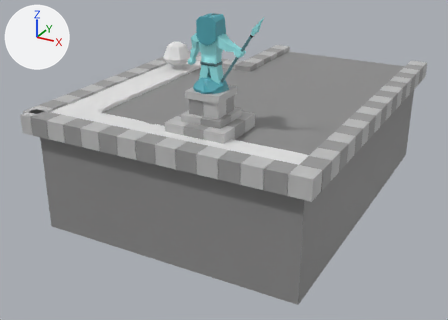
Renders of the FBX model Assets/Model/Statue_Island.fbx from each side of a commit.
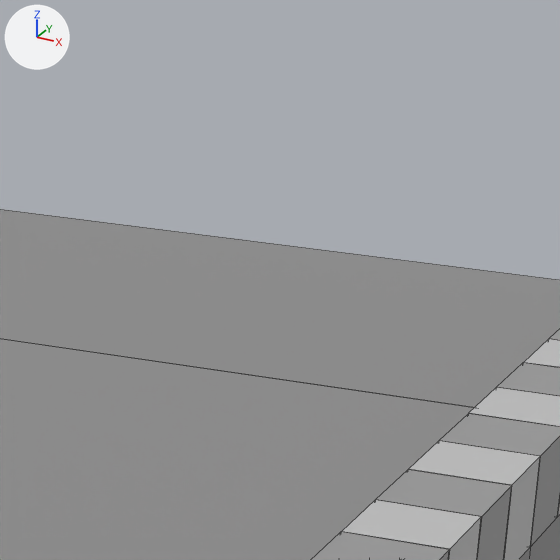
Each version appears first whole from a 50 mm camera at (9.88, -30.94, 10.22) aimed at (-3.8, -6.07, -2.22), and next in a close-up on the part from 65% to 89% of the width and 4% to 37% of the height. The axes (+X, +Y, +Z) are drawn at upper left. The lights are the same throughout. The last two pictures show the newer version. The close-ups show mesh edges as thin lines. Where no turn or scale is listed for an object, it has been applied to the vertices.

The first close-up shows 'Statue_Platform'.
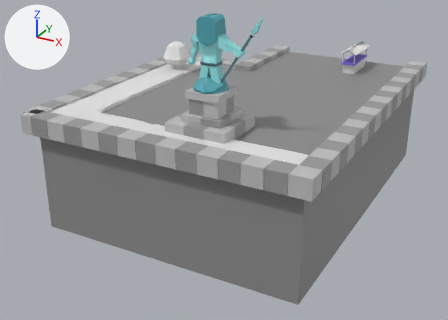
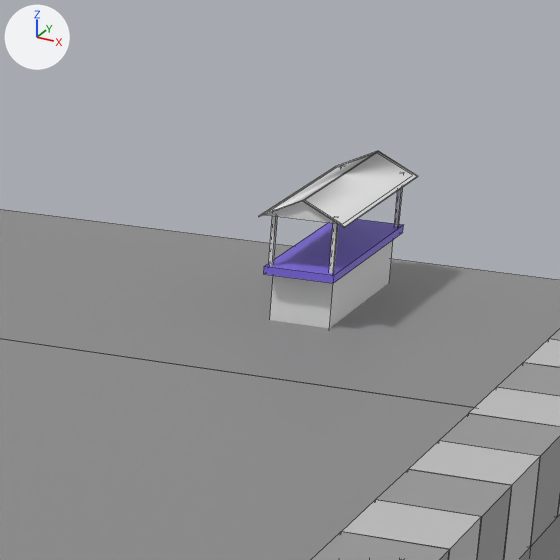
Commit message: Added Stall Model

Location of each change, [x1, y1, x2, y2] in pixels of the close-ups (560 x 560 px):
'Cube.005', added
    after: [258, 151, 418, 328]
    faces in mat_stall_mat_01 (white #e7e7e7): [258, 151, 418, 328]
    faces in mat_stall_mat_02 (blue #816be7): [264, 219, 403, 283]

The edits, one by one:
Material 'Stall_Mat_01' (mat_stall_mat_01) is new.
Its base color is (0.8, 0.8, 0.8) (white #e7e7e7).
Material 'Stall_Mat_02' (mat_stall_mat_02) is new.
Its base color is (0.22, 0.147, 0.8) (blue #816be7).
Mesh me_cube_127 is new.
It has 66 vertices, 53 faces and spans x -0.43..0.46, y -1.22..1.23, z -0.59..1.18.
Faces by material slot: [44, 9].
It uses material mat_stall_mat_01 (white #e7e7e7).
It uses material mat_stall_mat_02 (blue #816be7).
Object 'Cube.005' (ob_cube_005) is new; it shows me_cube_127.
Its location is (-0.02, 1.94, 1.13).
